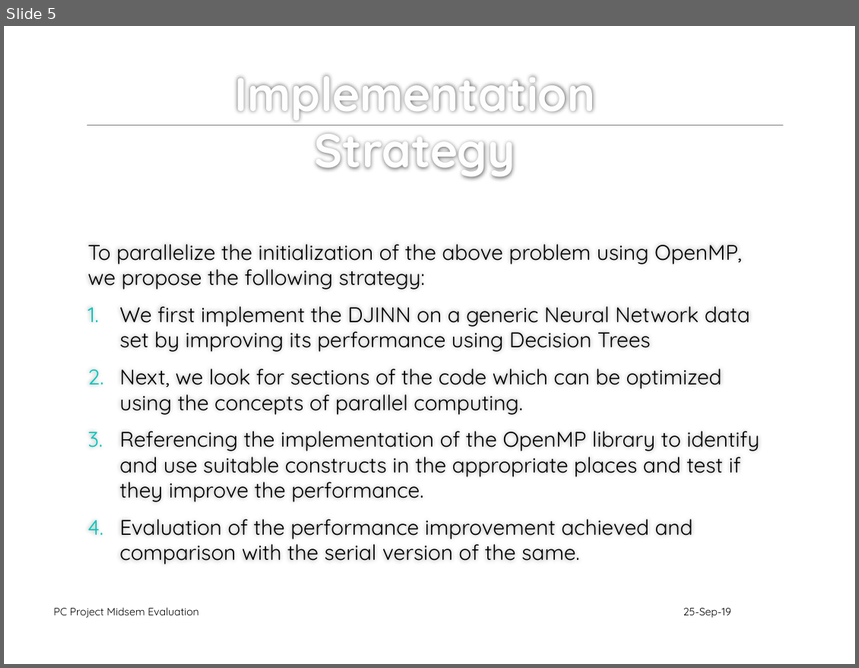
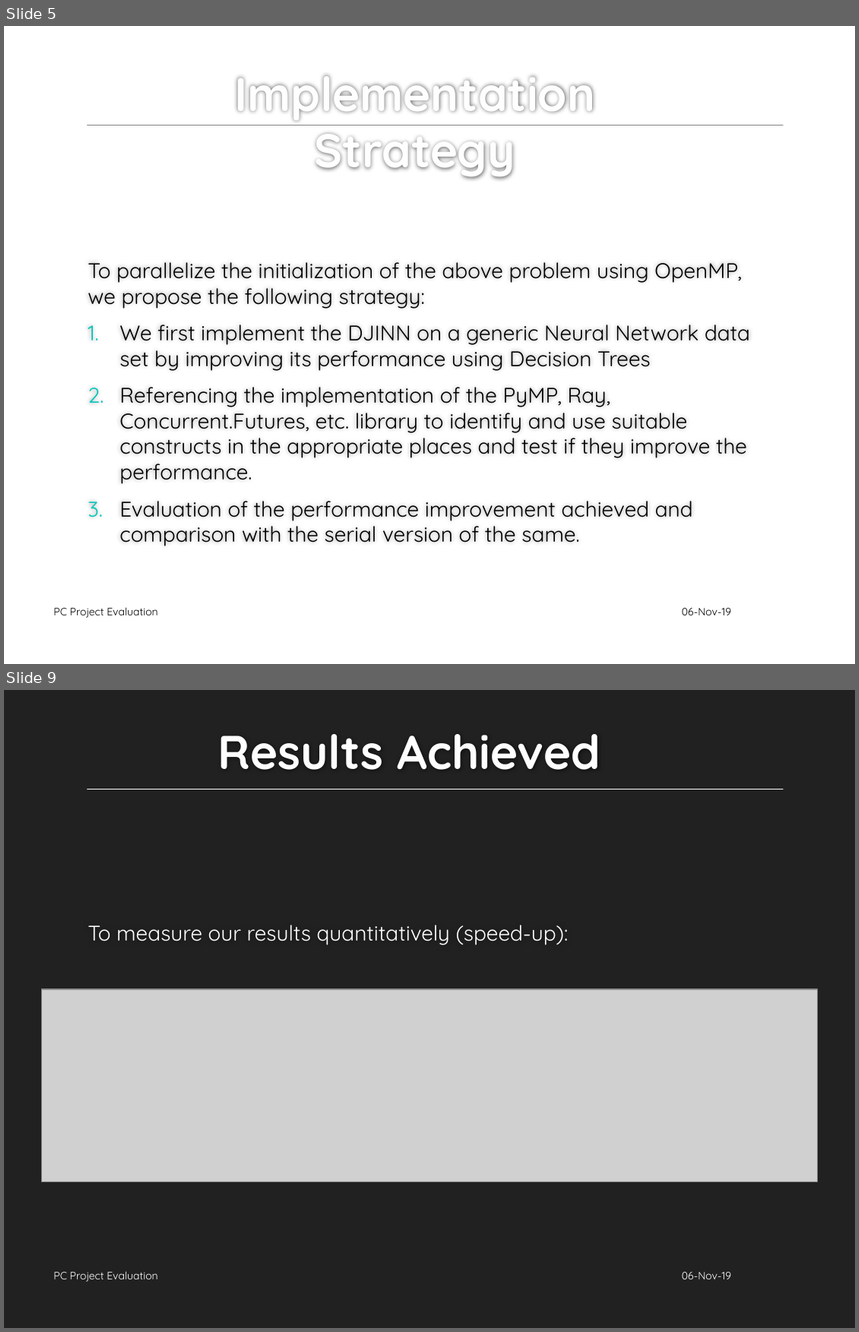
Before and after one commit to adityakaria/5-Sem, a slide deck: pc/Mini Project PPT Template.pptx. Shown one above the other, each under a label of ours: slide 5 before the commit, slides 5 and 9 after it; the slides between them are not shown. The pictures are 859x668 and 859x1332 pixels, drawn with LibreOffice and Linux fonts; fonts in the diff are those of the drawing; grey boxes stand for pictures; background and template pictures are left out. Boxes give left, top, right and bottom in pixels: in the first picture for what was removed or moved away, otherwise in the second. Text is boxed around its words. In the diff, an @@ line names an element or a change of style, - is before the commit and + after.

Commit message:
PC project presentation updated

```diff
--- a/pc/Mini Project PPT Template.pptx
+++ b/pc/Mini Project PPT Template.pptx
@@ slide 9 added at (4, 690, 855, 1328), background #212121 @@
@@ title added at (218, 734, 601, 770), 40 pt, text #FEFEFE, bold @@
+Results Achieved
@@ line added from (88, 790) to (783, 790), #FFFFFF 0.5 pt @@
@@ text added at (88, 925, 569, 945), 18 pt, text #FFFFFF @@
+To measure our results quantitatively (speed-up):
@@ picture added at (41, 989, 817, 1182) @@
@@ text added at (53, 1271, 158, 1282), 9 pt, text #FFFFFF @@
+PC Project Evaluation
@@ text added at (682, 1272, 731, 1280), 9 pt, text #FFFFFF @@
+06-Nov-19
@@ slide 5 changed as well @@
@@ text at (120, 387, 747, 484): text changed @@
-2. Next, we look for sections of the code which can be optimized using the concepts of parallel computing.
-3. Referencing the implementation of the OpenMP library to identify and use suitable constructs in the appropriate places and test if they improve the performance.
+2. Referencing the implementation of the PyMP, Ray, Concurrent.Futures, etc. library to identify and use suitable constructs in the appropriate places and test if they improve the performance.
@@ text at (53, 607, 158, 618): text changed @@
-PC Project Midsem Evaluation
+PC Project Evaluation
@@ text at (682, 608, 731, 616): text changed @@
-25-Sep-19
+06-Nov-19
```
Also in this commit, not shown: 6 other slides changed, 2 other slides added, 2 slides removed.
